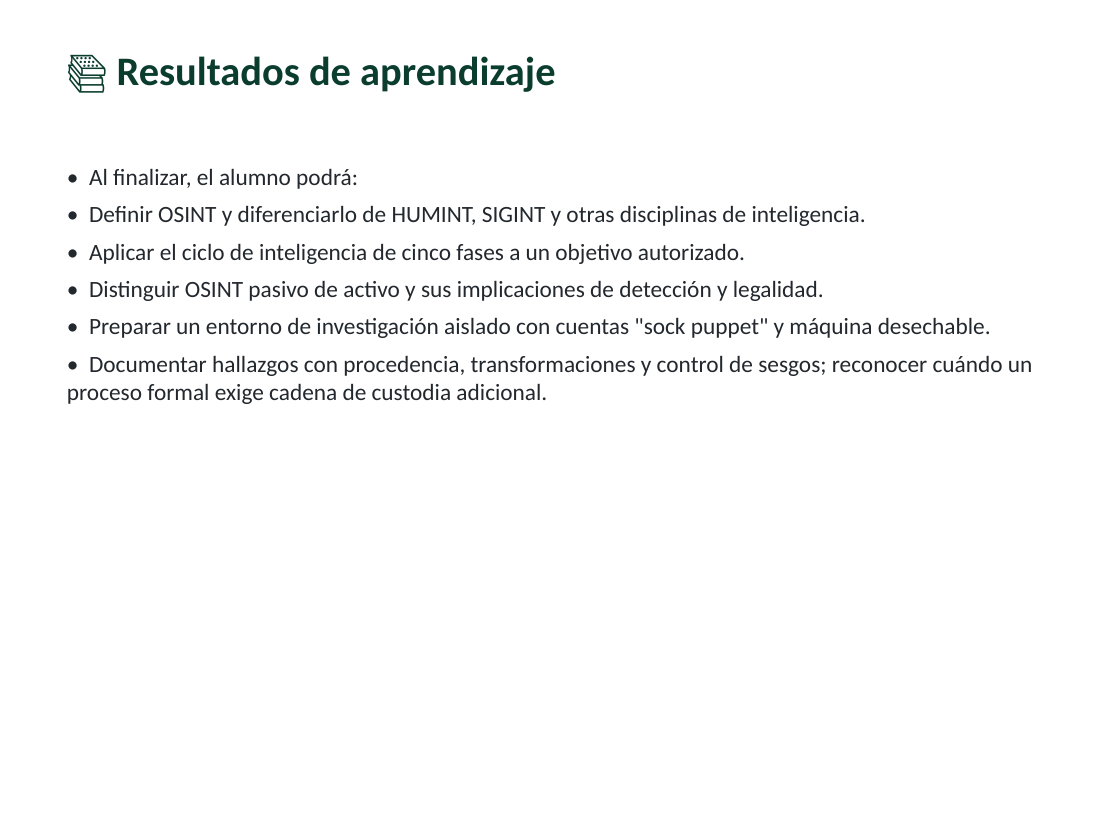
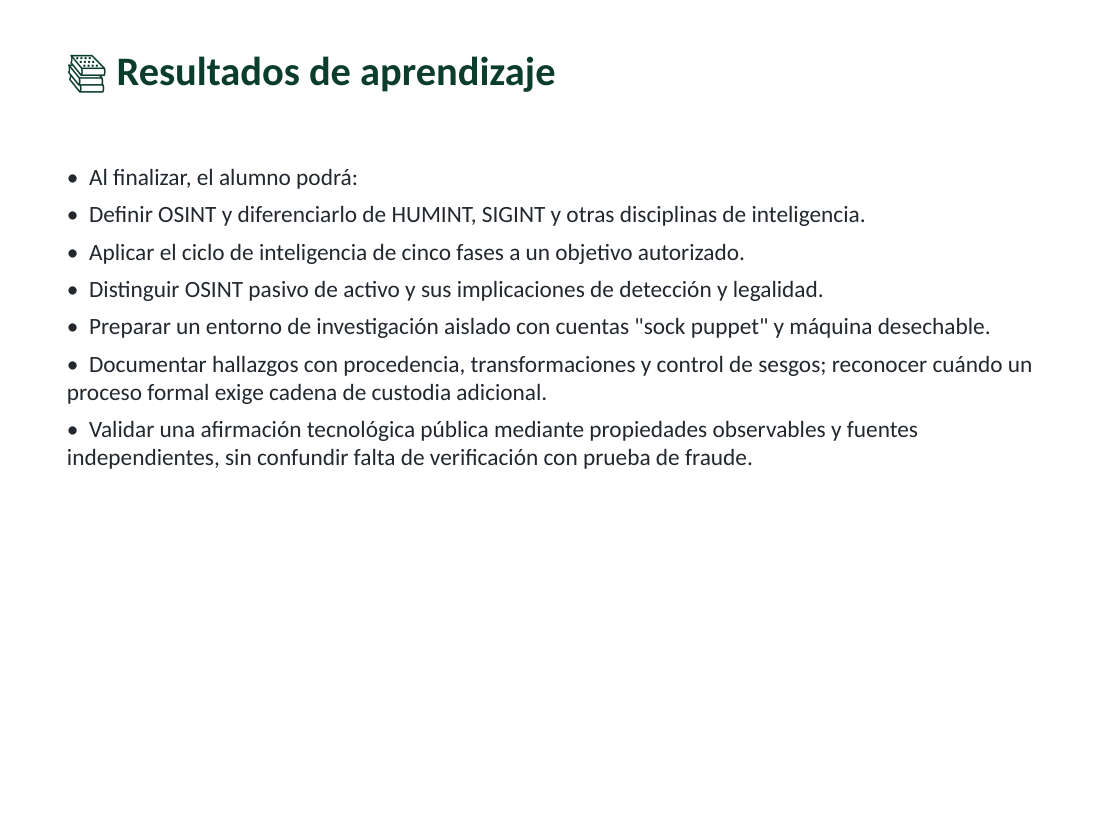
Before and after one commit to vladimiracunadev-create/modern-cybersecurity-program, a slide deck: slide 3 of classes/parte-12-osint-e-ingenieria-social/249-fundamentos-de-osint/clase-249-presentacion.pptx. Drawn at 1120x840 pixels with LibreOffice and Linux fonts; fonts in the diff are those of the drawing. Boxes give left, top, right and bottom in pixels: in the first picture for what was removed or moved away, otherwise in the second. Text is boxed around its words. In the diff, an @@ line names an element or a change of style, - is before the commit and + after.

Commit message:
docs(parte-12): validar afirmaciones tecnologicas con OneCoin

```diff
--- a/classes/parte-12-osint-e-ingenieria-social/249-fundamentos-de-osint/clase-249-presentacion.pptx
+++ b/classes/parte-12-osint-e-ingenieria-social/249-fundamentos-de-osint/clase-249-presentacion.pptx
@@ text at [67, 420, 918, 469]: paragraph added @@
+• Validar una afirmación tecnológica pública mediante propiedades observables y fuentes independientes, sin confundir falta de verificación con prueba de fraude.
```
Also in this commit, not shown: 6 other slides changed, 25 other files.
